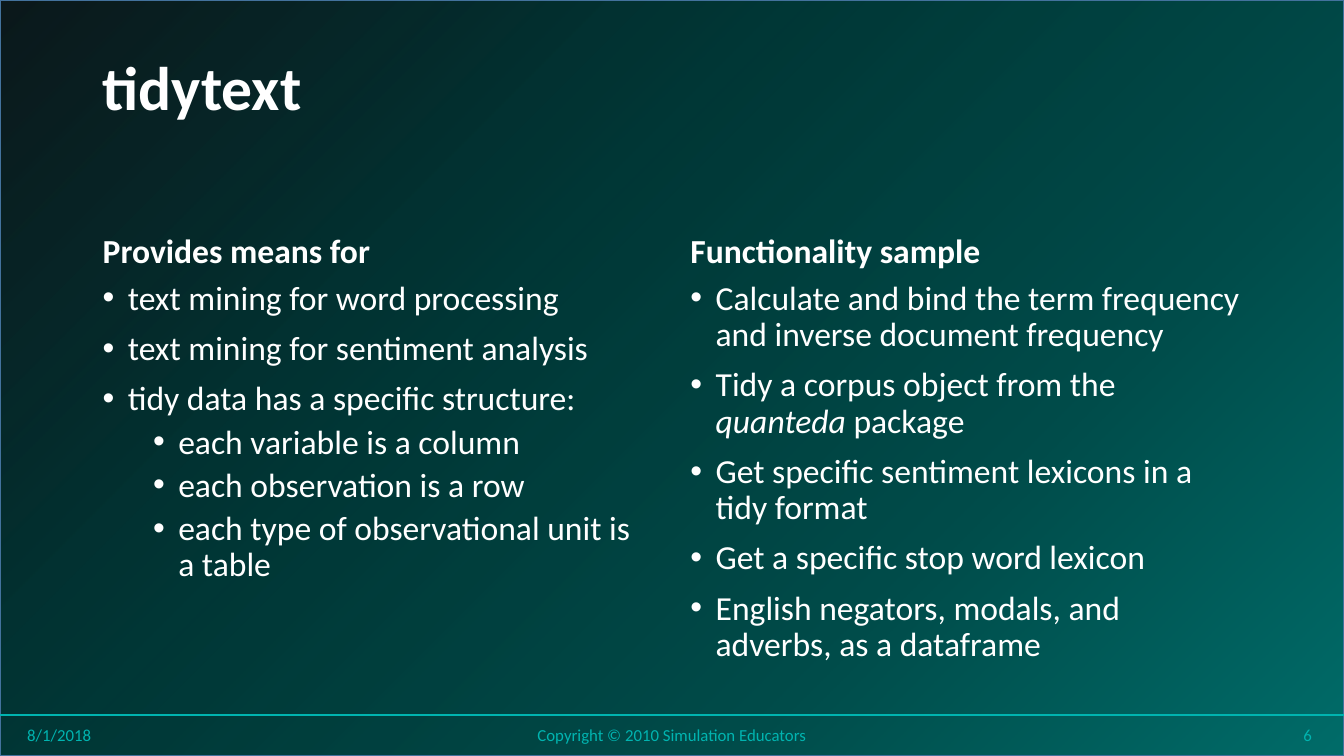
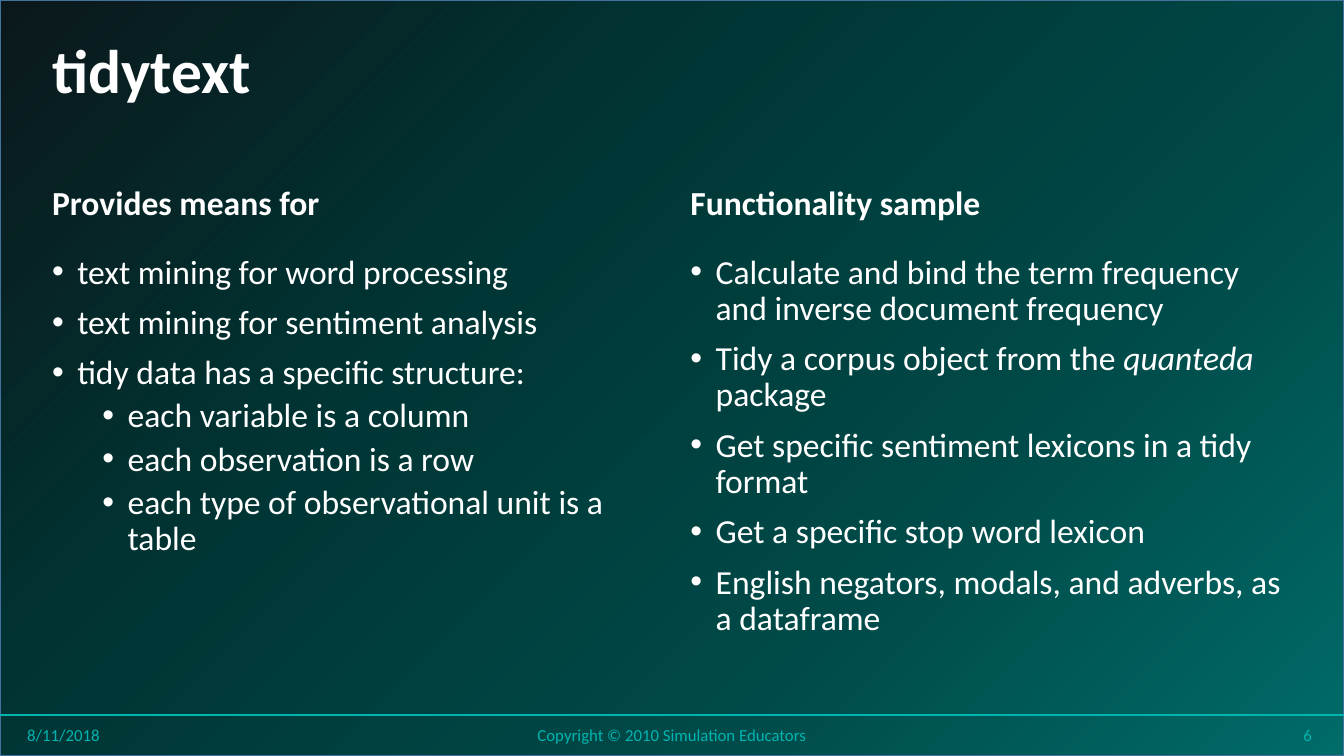
Before and after one commit to stricje1/VIT_University, a slide deck: slide 6 of Data_Analytics_2018/PPT/Lesson 21 - Data Analytics - Sentiment Modeling.pptx. Drawn at 1344x756 pixels with LibreOffice and Linux fonts; fonts in the diff are those of the drawing; background and template pictures are left out. Boxes give left, top, right and bottom in pixels: in the first picture for what was removed or moved away, otherwise in the second. Text is boxed around its words. In the diff, an @@ line names an element or a change of style, - is before the commit and + after.

```diff
--- a/Data_Analytics_2018/PPT/Lesson 21 - Data Analytics - Sentiment Modeling.pptx
+++ b/Data_Analytics_2018/PPT/Lesson 21 - Data Analytics - Sentiment Modeling.pptx
@@ title "tidytext": place and size @@
-title "tidytext" at <box>103,66,302,120</box>
+title "tidytext" at <box>52,49,251,103</box>
@@ text "Provides means for" at <box>52,191,319,216</box>: vertical alignment bottom to middle @@
@@ text "Provides means for": place and size @@
-text "Provides means for" at <box>103,239,370,264</box>
+text "Provides means for" at <box>52,191,319,216</box>
@@ text "Functionality sample": place and size @@
-text "Functionality sample" at <box>690,239,980,269</box>
+text "Functionality sample" at <box>690,191,980,221</box>
@@ text "Functionality sample" at <box>690,191,980,221</box>: vertical alignment bottom to middle @@
@@ text "text mining for word processing" rewrapped from <box>128,286,630,577</box> to <box>77,260,603,551</box> @@
@@ text "Calculate and bind the term ..." rewrapped from <box>716,286,1239,660</box> to <box>716,260,1280,631</box> @@
@@ text at <box>27,729,99,742</box>: text changed @@
-8/1/2018
+8/11/2018
```
Also in this commit, not shown: 24 other slides changed, 2 other files.
